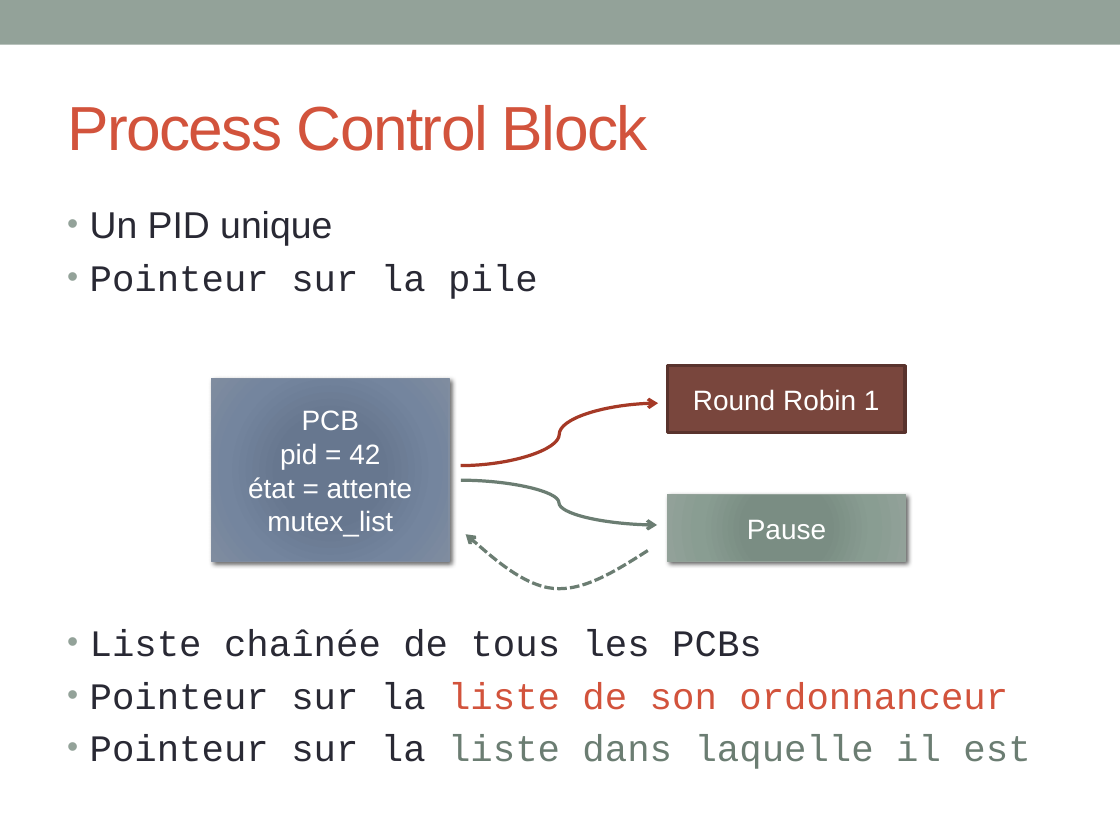
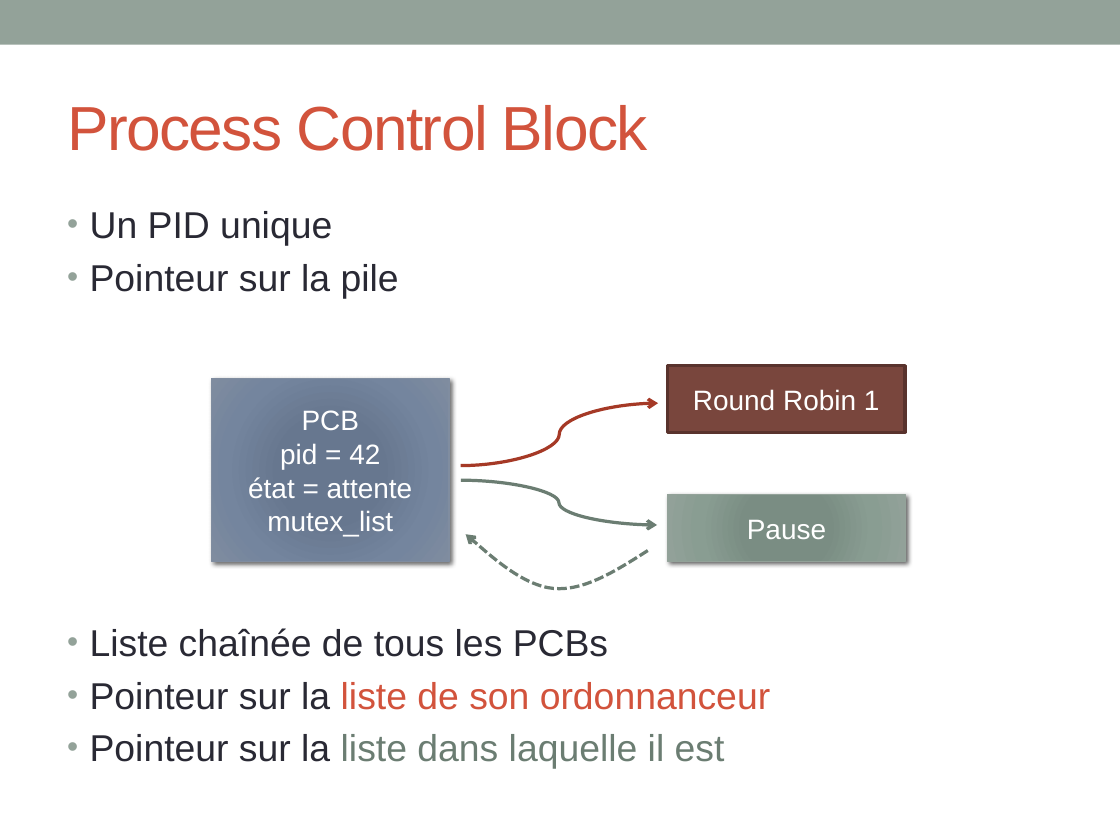
Before and after one commit to INSA-4IF-H4404-2013-2014/RaspiKernel, a slide deck: slide 8 of ppt/presentation.pptx. Drawn at 1120x840 pixels with LibreOffice and Linux fonts; fonts in the diff are those of the drawing. Boxes give left, top, right and bottom in pixels: in the first picture for what was removed or moved away, otherwise in the second. Text is boxed around its words. In the diff, an @@ line names an element or a change of style, - is before the commit and + after.

```diff
--- a/ppt/presentation.pptx
+++ b/ppt/presentation.pptx
@@ text at [90,264,770,769]: font Courier New to Arial @@
```
Also in this commit, not shown: 4 other slides changed, 1 slide added.
